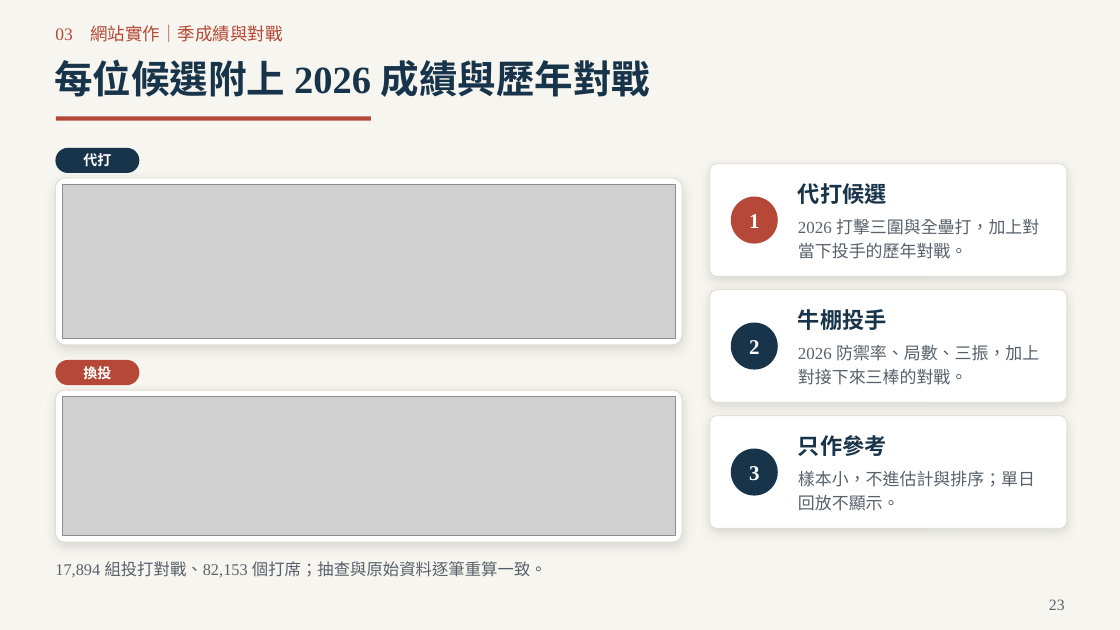
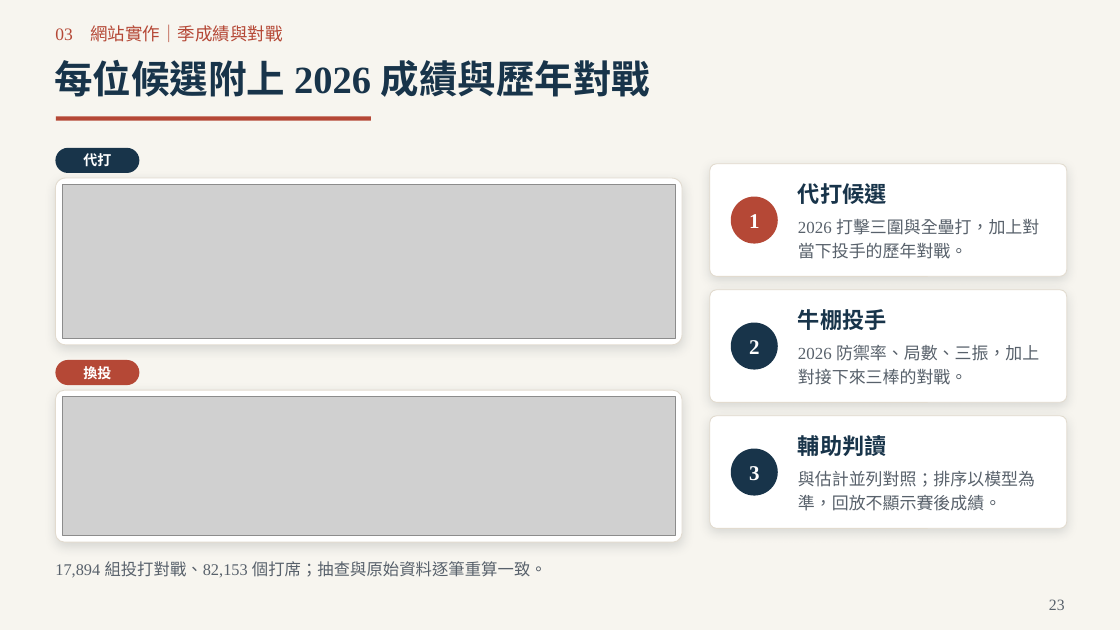
Before and after one commit to Da-Xiong-Chen/baseball_project, a slide deck: slide 23 of presentations/competition-2026/sync-20261115/一球兩面_臨場用人決策_2026球季版_38頁.pptx. Drawn at 1120x630 pixels with LibreOffice and Linux fonts; fonts in the diff are those of the drawing; grey boxes stand for pictures. Boxes give left, top, right and bottom in pixels: in the first picture for what was removed or moved away, otherwise in the second. Text is boxed around its words. In the diff, an @@ line names an element or a change of style, - is before the commit and + after.

```diff
--- a/presentations/competition-2026/sync-20261115/一球兩面_臨場用人決策_2026球季版_38頁.pptx
+++ b/presentations/competition-2026/sync-20261115/一球兩面_臨場用人決策_2026球季版_38頁.pptx
@@ text at <box>798,432,886,460</box>: text changed @@
-只作參考
+輔助判讀
@@ text at <box>798,471,1035,511</box>: text changed @@
-樣本小，不進估計與排序；單日回放不顯示。
+與估計並列對照；排序以模型為準，回放不顯示賽後成績。
```
Also in this commit, not shown: 12 other slides changed, 2 other files.
